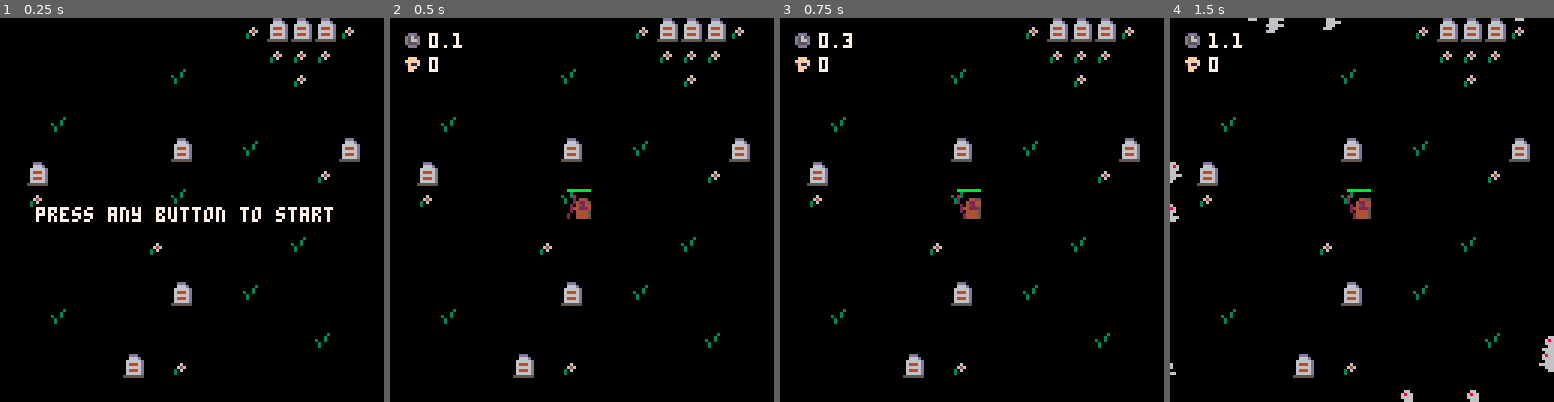
Above: before the commit, frames 1-4 (left to right).
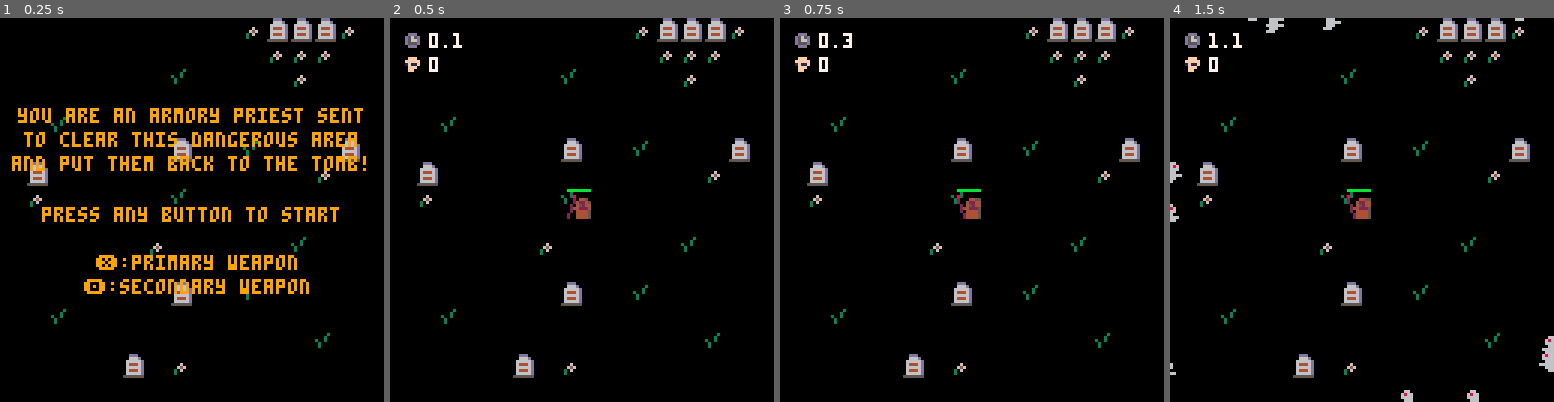
Above: after the commit, the same moments.

Repository: rangzen/armory
Game: PICO-8 cartridge armory.p8
The game is run twice, just before and just after one commit, with the same random seed, the same clock (stepped at 60 frames per second) and the same inputs.
Inputs:
- Up to frame 1 (0.25 s): no input
- Up to frame 2 (0.5 s): tap X (X key) at 0.33 s
- Up to frame 3 (0.75 s): tap O (Z key) at 0.7 s
- Up to frame 4 (1.5 s): tap X (X key) at 1.07 s

The runs differ from the first frame. In frame 1, 8.4% of the frame differs, in the area x 3-96%, y 23-72%; in frame 2, nothing differs; in frame 3, nothing differs; in frame 4, nothing differs.

Commit message:
add start message and you died

Diff:
--- a/main.lua
+++ b/main.lua
@@ -60,11 +60,26 @@
     if party_time != nil and party_time > 0 then
       draw_timer()
       draw_kills()
-      -- draw the player dead
-      spr(3, plr.x-4, plr.y-4)
     end
     if time() > can_unpause_at then
-      print("press any button to start", 12, 63, 7)
+      local text_color = 9
+      local msg_story1 = "you are an armory priest sent"
+      print(msg_story1, 64 - #msg_story1 * 2, 30, text_color)
+      local msg_story2 = "to clear this dangerous area"
+      print(msg_story2, 64 - #msg_story2 * 2, 38, text_color)
+      local msg_story3 = "and put them back to the tomb!"
+      print(msg_story3, 64 - #msg_story3 * 2, 46, text_color)
+      local msg_start = "press any button to start"
+      print(msg_start, 64 - #msg_start * 2, 63, text_color)
+      local msg_prmwpn = "❎:primary weapon"
+      print(msg_prmwpn, 64 - #msg_prmwpn * 2, 79, text_color)
+      local msg_scndwpn = "🅾️:secondary weapon"
+      print(msg_scndwpn, 64 - #msg_scndwpn * 2, 87, text_color)
+    else
+      -- draw the player dead
+      spr(3, plr.x - 4, plr.y - 4)
+      local msg_gameover = "you died"
+      print(msg_gameover, plr.x  - #msg_gameover * 2, plr.y+8, 7)
     end
     return
   end
Not shown, changed: armory_html/armory.js
Not shown, changed: armory_html/index.html
